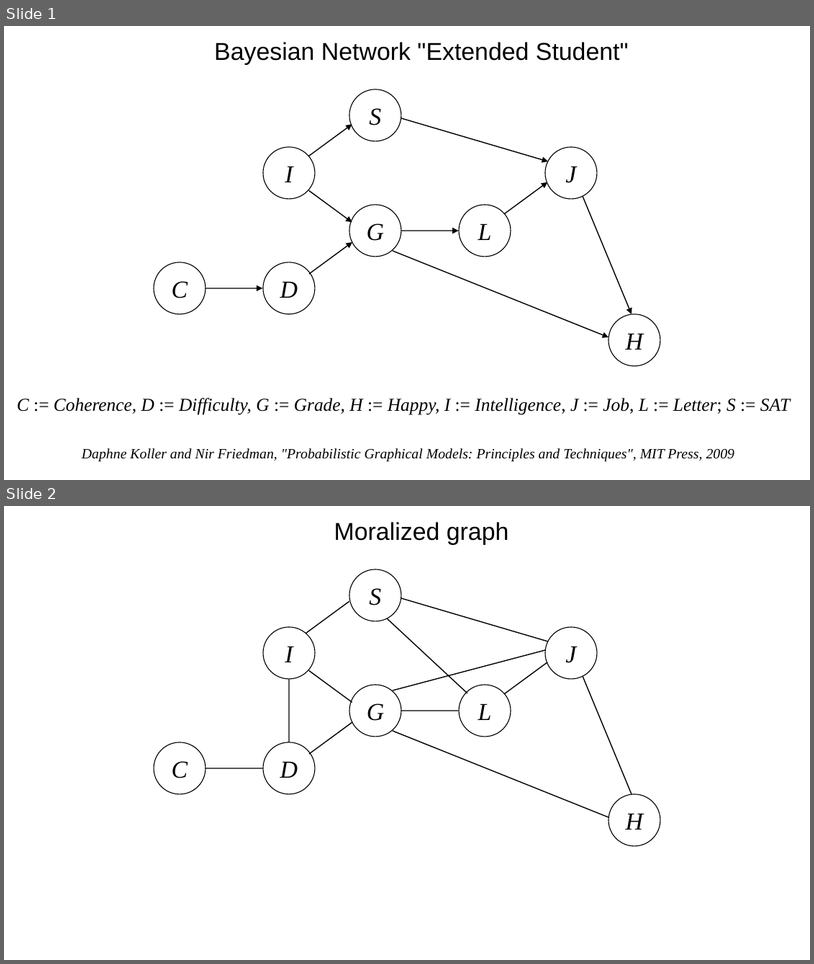
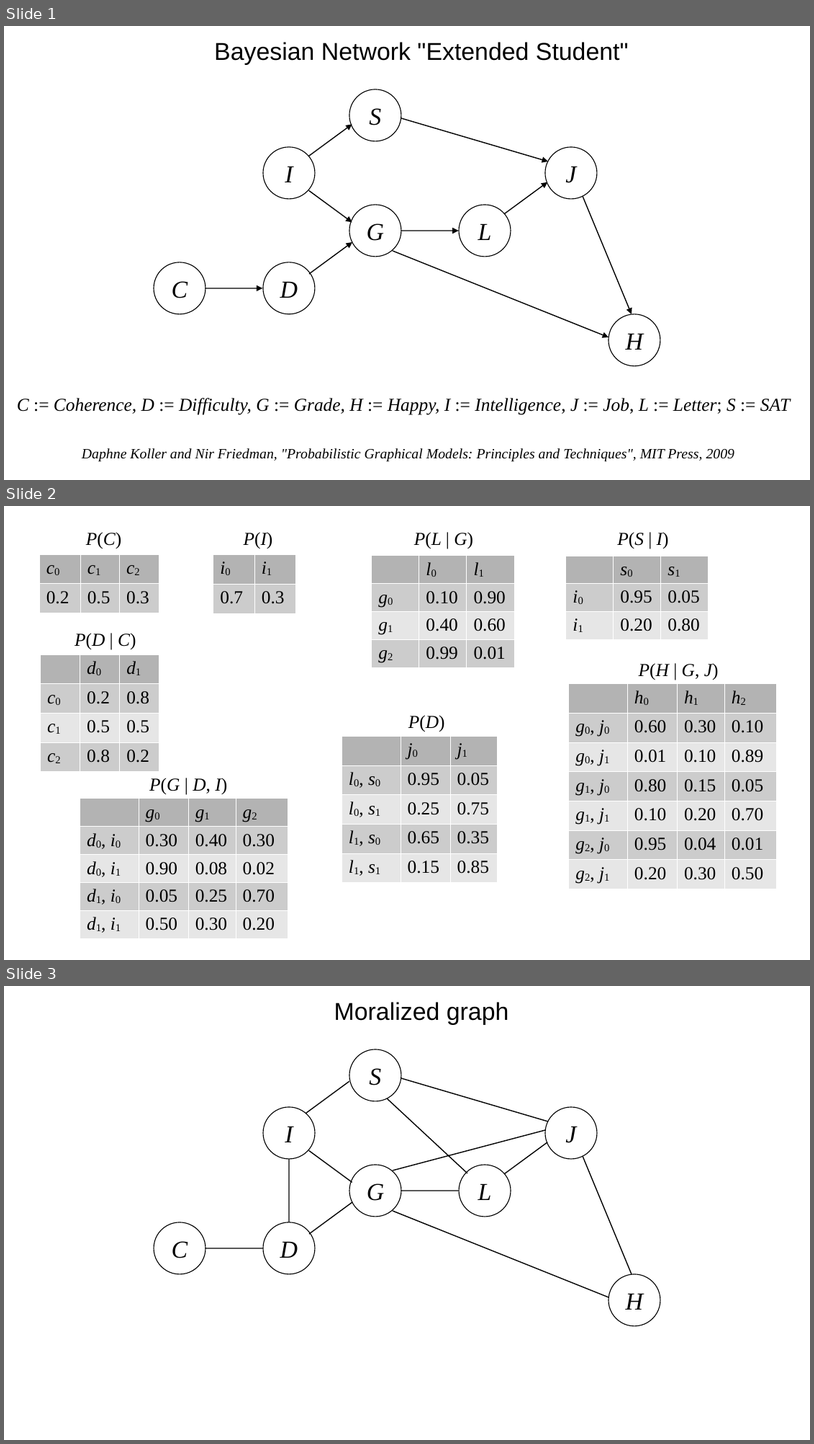
Before and after one commit to ax-va/Project-BayesianPy, a slide deck: pyb4ml/models/academic/extended_student.odp. Shown one above the other, each under a label of ours: slides 1 and 2 before the commit, slides 1, 2 and 3 after it. The pictures are 814x964 and 814x1444 pixels, drawn with LibreOffice and Linux fonts; fonts in the diff are those of the drawing. Boxes give left, top, right and bottom in pixels: in the first picture for what was removed or moved away, otherwise in the second. Text is boxed around its words. In the diff, an @@ line names an element or a change of style, - is before the commit and + after.

```diff
--- a/pyb4ml/models/academic/extended_student.odp
+++ b/pyb4ml/models/academic/extended_student.odp
@@ slide 2 added at [4,506,810,960], background #FFFFFF @@
@@ text added at [86,532,121,548], 18 pt, text #000000, italic @@
+P(C)
@@ text added at [244,532,273,548], 18 pt, text #000000, italic @@
+P(I)
@@ text added at [414,532,473,548], 18 pt, text #000000, italic @@
+P(L | G)
@@ text added at [617,532,669,548], 18 pt, text #000000, italic @@
+P(S | I)
@@ table added at [39,554,159,610], 2 rows, 3 columns @@
+c0 | c1 | c2
+0.2 | 0.5 | 0.3
@@ table added at [214,554,297,613], 2 rows, 2 columns @@
+i0 | i1
+0.7 | 0.3
@@ table added at [371,555,514,667], 4 rows, 3 columns @@
+ | l0 | l1
+g0 | 0.10 | 0.90
+g1 | 0.40 | 0.60
+g2 | 0.99 | 0.01
@@ table added at [566,556,709,640], 3 rows, 3 columns @@
+ | s0 | s1
+i0 | 0.95 | 0.05
+i1 | 0.20 | 0.80
@@ text added at [75,633,136,649], 18 pt, text #000000, italic @@
+P(D | C)
@@ table added at [40,654,158,766], 4 rows, 3 columns @@
+ | d0 | d1
+c0 | 0.2 | 0.8
+c1 | 0.5 | 0.5
+c2 | 0.8 | 0.2
@@ text added at [639,663,719,680], 18 pt, text #000000, italic @@
+P(H | G, J)
@@ table added at [569,684,777,886], 7 rows, 4 columns @@
+ | h0 | h1 | h2
+g0, j0 | 0.60 | 0.30 | 0.10
+g0, j1 | 0.01 | 0.10 | 0.89
+g1, j0 | 0.80 | 0.15 | 0.05
+g1, j1 | 0.10 | 0.20 | 0.70
+g2, j0 | 0.95 | 0.04 | 0.01
+g2, j1 | 0.20 | 0.30 | 0.50
@@ text added at [409,715,445,731], 18 pt, text #000000, italic @@
+P(D)
@@ table added at [342,736,498,877], 5 rows, 3 columns @@
+ | j0 | j1
+l0, s0 | 0.95 | 0.05
+l0, s1 | 0.25 | 0.75
+l1, s0 | 0.65 | 0.35
+l1, s1 | 0.15 | 0.85
@@ text added at [149,777,227,794], 18 pt, text #000000, italic @@
+P(G | D, I)
@@ table added at [80,798,287,938], 5 rows, 4 columns @@
+ | g0 | g1 | g2
+d0, i0 | 0.30 | 0.40 | 0.30
+d0, i1 | 0.90 | 0.08 | 0.02
+d1, i0 | 0.05 | 0.25 | 0.70
+d1, i1 | 0.50 | 0.30 | 0.20
@@ what was slide 2 is now slide 3 @@
```
Also in this commit, not shown: 1 other file.
